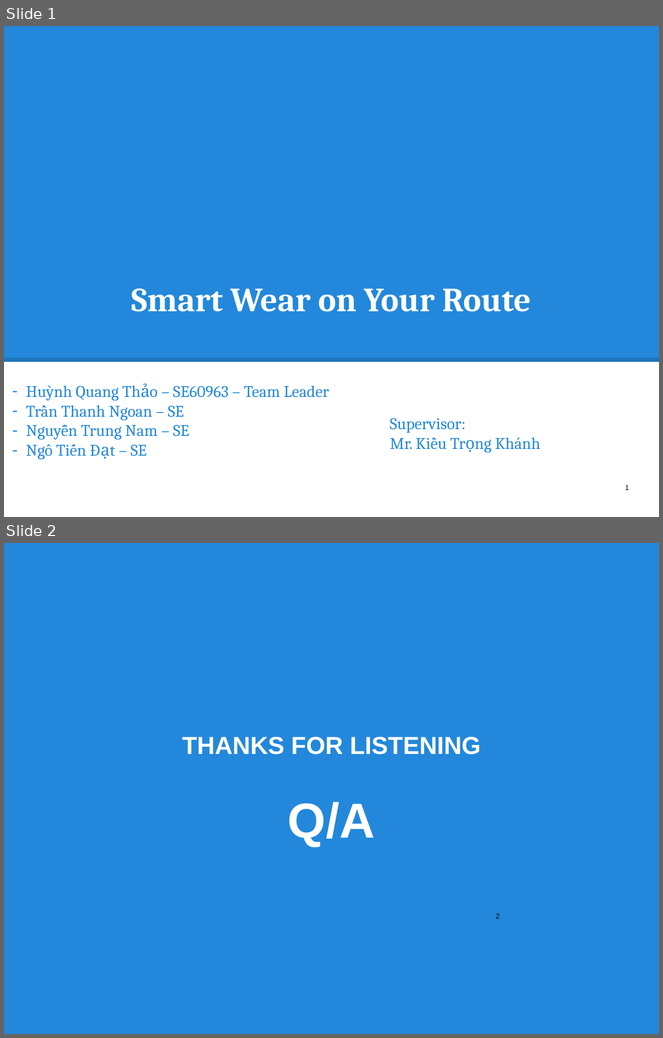
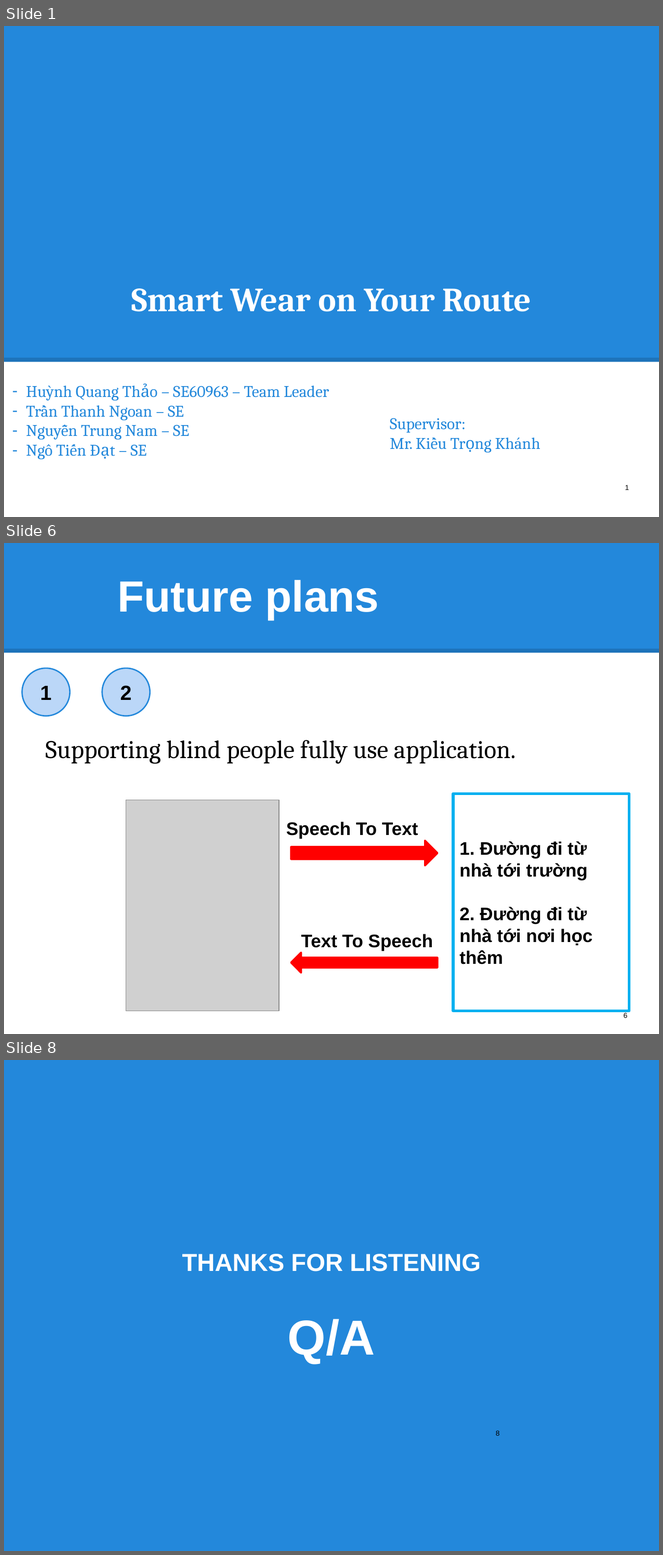
Before and after one commit to hqt/street-router, a slide deck: Document/presentation/begin end.pptx. Shown one above the other, each under a label of ours: slides 1 and 2 before the commit, slides 1, 6 and 8 after it; the slides between them are not shown. The pictures are 663x1038 and 663x1555 pixels, drawn with LibreOffice and Linux fonts; fonts in the diff are those of the drawing; grey boxes stand for pictures. Boxes give left, top, right and bottom in pixels: in the first picture for what was removed or moved away, otherwise in the second. Text is boxed around its words. In the diff, an @@ line names an element or a change of style, - is before the commit and + after.

Commit message:
update slide

```diff
--- a/Document/presentation/begin end.pptx
+++ b/Document/presentation/begin end.pptx
@@ slide 6 added at <box>4,543,659,1034</box>, background #FFFFFF @@
@@ rectangle added at <box>4,543,659,653</box>, fill #2388DB @@
@@ title added at <box>117,580,379,619</box>, 48 pt, text #FFFFFF, bold @@
+Future plans
@@ line added from (4, 651) to (659, 651), #000000 4.5 pt @@
@@ ellipse added at <box>22,668,70,716</box>, fill #BBD7F8, outline #2388DB 1.5 pt, 22.5 pt, text #000000, bold @@
+1
@@ ellipse added at <box>102,668,150,716</box>, fill #BBD7F8, outline #2388DB 1.5 pt, 22.5 pt, text #000000, bold @@
+2
@@ text added at <box>46,740,516,764</box>, 28 pt, text #000000 @@
+Supporting blind people fully use application.
@@ picture added at <box>126,800,279,1011</box> @@
@@ rectangle added at <box>453,794,630,1012</box>, fill #FFFFFF, outline #00B0F0 3 pt, 20 pt, text #000000, bold @@
+1. Đường đi từ nhà tới trường
+2. Đường đi từ nhà tới nơi học thêm
@@ text added at <box>286,822,418,839</box>, 20 pt, text #000000, bold @@
+Speech To Text
@@ right arrow added at <box>291,841,438,866</box>, fill #FF0000, outline #FF0000 2 pt @@
@@ text added at <box>301,934,434,951</box>, 20 pt, text #000000, bold @@
+Text To Speech
@@ left arrow added at <box>291,953,438,973</box>, fill #FF0000, outline #FF0000 2 pt @@
@@ page number added at <box>624,1013,628,1018</box>, 7.9 pt, text #000000 @@
+6
@@ what was slide 2 is now slide 8 @@
@@ page number at <box>496,1431,500,1436</box>: text changed @@
-2
+8
```
Also in this commit, not shown: 5 other slides added, 2 other files.
